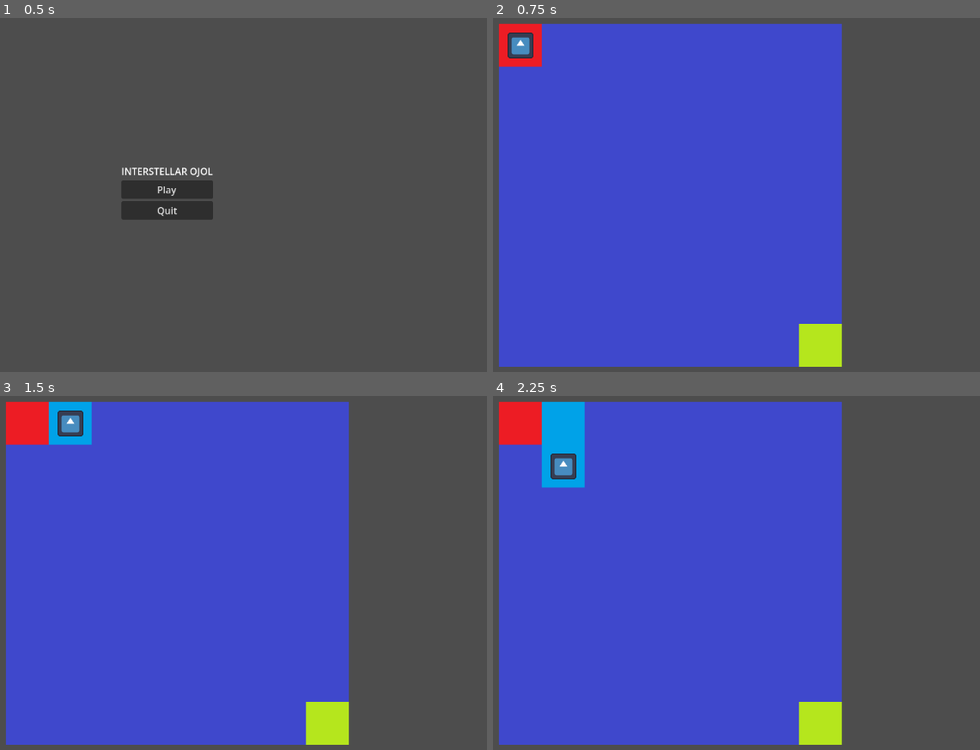
Above: before the commit, frames 1-4 (two rows, left to right).
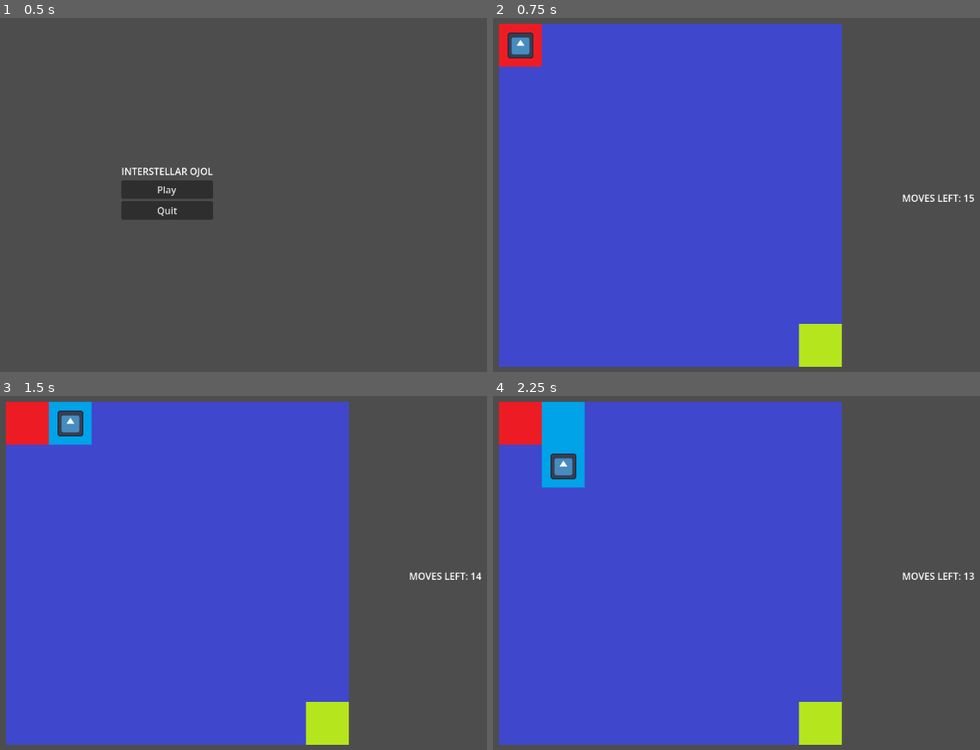
Above: after the commit, the same moments.

Repository: XilefEel/gameseed-2026
Game: Godot game, scene res://scenes/MainMenu.tscn
The game is run twice, just before and just after one commit, with the same random seed, the same clock (stepped at 60 frames per second) and the same inputs. The engine's default icon, where the game draws it, is replaced by a stand-in: a white triangle on a blue panel in a dark square.
Inputs:
- Up to frame 1 (0.5 s): no input
- Up to frame 2 (0.75 s): click "Play" at 0.5 s
- Up to frame 3 (1.5 s): tap Enter at 1.25 s; hold Right (ui_right) from 1.28 s (still down)
- Up to frame 4 (2.25 s): tap Space at 2 s; release Right (ui_right) at 2.03 s; hold Down (ui_down) from 2.03 s (still down)

Frame 1 is identical in both runs. In frame 2, 0.2% of the frame differs, in the area x 84-99%, y 49-52%; in frame 3, 0.2%; in frame 4, 0.2%.

Commit message:
added basic move counter to player

Diff:
--- a/scenes/Game.tscn
+++ b/scenes/Game.tscn
@@ -36,8 +36,15 @@
 
 [node name="PathDrawer" type="Node2D" parent="." unique_id=524384532]
 
-[node name="UI" type="CanvasLayer" parent="." unique_id=770952604]
-
 [node name="Camera2D" type="Camera2D" parent="." unique_id=801784990]
 position = Vector2(61, 63)
 zoom = Vector2(4.5, 4.5)
+
+[node name="UI" type="CanvasLayer" parent="." unique_id=1107248740]
+
+[node name="Label" type="Label" parent="UI" unique_id=1953213504]
+offset_left = 978.0
+offset_top = 321.0
+offset_right = 1085.0
+offset_bottom = 344.0
+text = "MOVES LEFT: "
--- a/scripts/player.gd
+++ b/scripts/player.gd
@@ -1,24 +1,29 @@
 extends Node2D
 
-@export var move_speed := 200.0
 @onready var grid: TileMapLayer = get_parent()
+@onready var move_label := $"../../UI/Label"
+
+var is_moving := false
+var move_speed := 200.0
+var moves_left := 15 :
+	set(value):
+		moves_left = value
+		move_label.text = "MOVES LEFT: %d" % moves_left
 
 var current_cell := Vector2i.ZERO
 var path: Array[Vector2i] = []
-
-var is_moving := false
-var has_won := false
 
 
 func _ready() -> void:
 	current_cell = grid.start_cell
 	path.append(current_cell)
 	position = grid.map_to_local(current_cell)
+	moves_left = moves_left
+
 
 func _unhandled_input(event) -> void:
-	if is_moving: return
-
-	if has_won: return
+	if is_moving:
+		return
 
 	var dir := Vector2i.ZERO
 
@@ -31,40 +36,43 @@
 	elif event.is_action_pressed("ui_right"):
 		dir = Vector2i.RIGHT
 
-	if dir != Vector2i.ZERO: move(dir)
+	if dir != Vector2i.ZERO:
+		move(dir)
 
 
 func move(dir: Vector2i) -> void:
 	var next = current_cell + dir
 
-	if !grid.is_in_bounds(next): return
+	if not grid.is_in_bounds(next):
+		return
 
 	var previous = path[-2] if path.size() >= 2 else null
 
-	# Backtracking
 	if previous != null and next == previous:
 		var removed = path.pop_back()
-
 		grid.clear_path(removed)
 
 		current_cell = next
 		await move_to_cell(next)
+
+		moves_left += 1
 		return
 
-	# Prevent walking through your own trail
 	if path.has(next):
+		return
+
+	if moves_left <= 0:
 		return
 
 	path.append(next)
 	grid.mark_path(next)
-
 	current_cell = next
 	await move_to_cell(next)
 
+	moves_left -= 1
+
 	if grid.is_end_cell(current_cell):
-		has_won = true
 		get_tree().change_scene_to_file("res://scenes/Win.tscn")
-		print("WIN!")
 
 
 func move_to_cell(cell: Vector2i) -> void:
